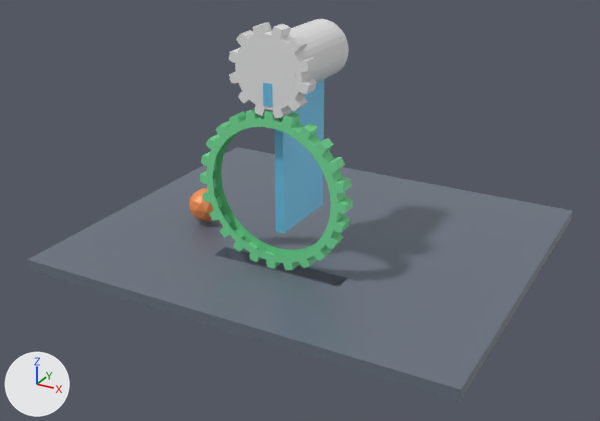
The glTF model examples/assets/ConstraintHinge.glb, before and after one commit.
Rendered twice from a 50 mm lens placed at (9.89, -18.13, 10.09), pointed at (-0.05, -0.05, 1.05). Every picture has the same lights, and +X, +Y and +Z are marked at lower left. The older version comes first. Where no turn or scale is listed for an object, it has been applied to the vertices. Vertices at exactly the same position are counted once.

In view in the first picture: 'Gear.002', 'Gear.003', 'Ground.001', 'HingeSphere.001'.
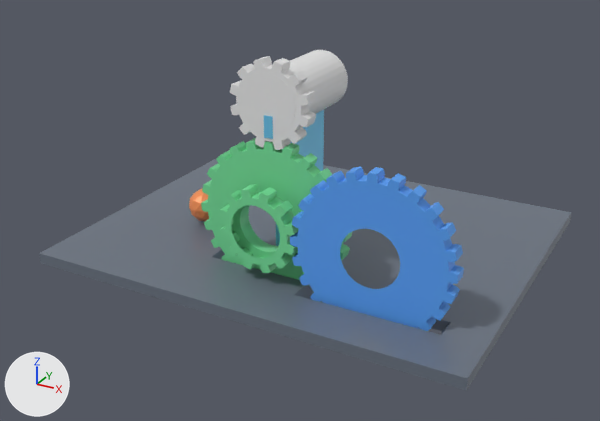
Location of each change, (x1, y1, x2, y2) in pixels of the pictures (600 x 421 px; the box of a moved part takes in the faces that stretch with it):
'Ground.001', reshaped, moved (9% shorter): before (27, 147, 572, 402); after (39, 158, 572, 391)
'Gear.005', added (blue): after (290, 167, 464, 331)
'Gear.003', reshaped, moved, turned: before (200, 108, 353, 270); after (230, 50, 348, 246)
'Gear.002', deleted: before (229, 19, 349, 233)
'Gear.004', added (green): after (201, 138, 352, 280)
part 1 of me_groundmesh_001, cut back: before (27, 224, 499, 402); after (39, 225, 497, 391)
part 2 of me_gear_002, moved or reshaped: before (229, 19, 349, 233); after (230, 50, 348, 246)

What the commit changed:
Material 'PMExportMaterial4' (mat_pmexportmaterial4) is new.
Its base color is (0.1, 0.36, 0.92) (blue #59a2f6).
Its roughness is 0.48.
me_groundmesh_001 is used by ob_ground_001; location (0.0, 0.0, -0.15).
me_groundmesh_001 had 29 vertices, 56 faces and spanned x -6.0..6.0, y -4.29..6.0, z -0.15..0.15.
me_groundmesh_001 now has 53 vertices, 106 faces and spans x -6.0..6.0, y -3.72..6.0, z -0.15..0.15.
Part 1, on me_groundmesh_001:
5 vertices are removed from x -1.8..6.0, y -4.29, z -0.15..0.15.
19 faces are deleted.
3 vertices in x -6.0..1.95, y -4.29, z -0.15..0.15 move by (0.0, 2.53, 0.0).
12 vertices are added at x 1.14..4.95, y -3.72..-1.76, z -0.15..0.15.
5 new vertices lie (0.0, -0.1, 0.0) away from vertices in x -1.8..6.0, y -1.66, z -0.15..0.15.
6 new vertices lie (0.0, -0.62, 0.0) away from vertices in x -6.0..6.0, y -4.29..-1.76, z -0.15..0.15.
6 new vertices lie (0.0, -1.34, 0.0) away from vertices in x -6.0..6.0, y -2.38, z -0.15..0.15.
69 new faces join them.
me_gear_002 had 414 vertices, 724 faces and spanned x -1.09..1.09, y -0.22..2.6, z -4.34..1.09.
me_gear_002 now has 414 vertices, 724 faces and spans x -1.09..1.09, y -4.34..1.09, z -2.6..0.22.
me_gear_002 part 2: the whole mesh is turned -90 degrees about the x axis through the mesh origin.
Mesh me_gear_005 is new.
It has 672 vertices, 1152 faces and spans x -2.1..2.1, y -0.2..0.2, z -2.1..2.1.
It uses material mat_pmexportmaterial4 (blue #59a2f6).
Mesh me_gear_004 is new.
It has 1056 vertices, 1824 faces and spans x -2.1..2.1, y -0.91..0.2, z -2.1..2.1.
It uses material mat_pmexportmaterial3 (green #76dd99).
Object 'Ground.001' (ob_ground_001) moves from (0.0, 0.0, -0.15) to (0.0, -0.14, -0.15).
Object 'Gear.002' (ob_gear_002) is deleted.
Object 'Gear.003' (ob_gear_003) now shows me_gear_002 instead of me_gear_003.
Object 'Gear.003' (ob_gear_003) moves from (0.0, -1.51, 2.18) to (0.0, -1.51, 4.43).
Object 'Gear.003' (ob_gear_003) turns from (90, -7.5, 0) to (90, 0, 0) degrees about x, y and z.
Object 'Gear.005' (ob_gear_005) is new; it shows me_gear_005.
Its location is (3.07, -2.21, 1.4).
Object 'Gear.004' (ob_gear_004) is new; it shows me_gear_004.
Its location is (0.0, -1.52, 1.4).
